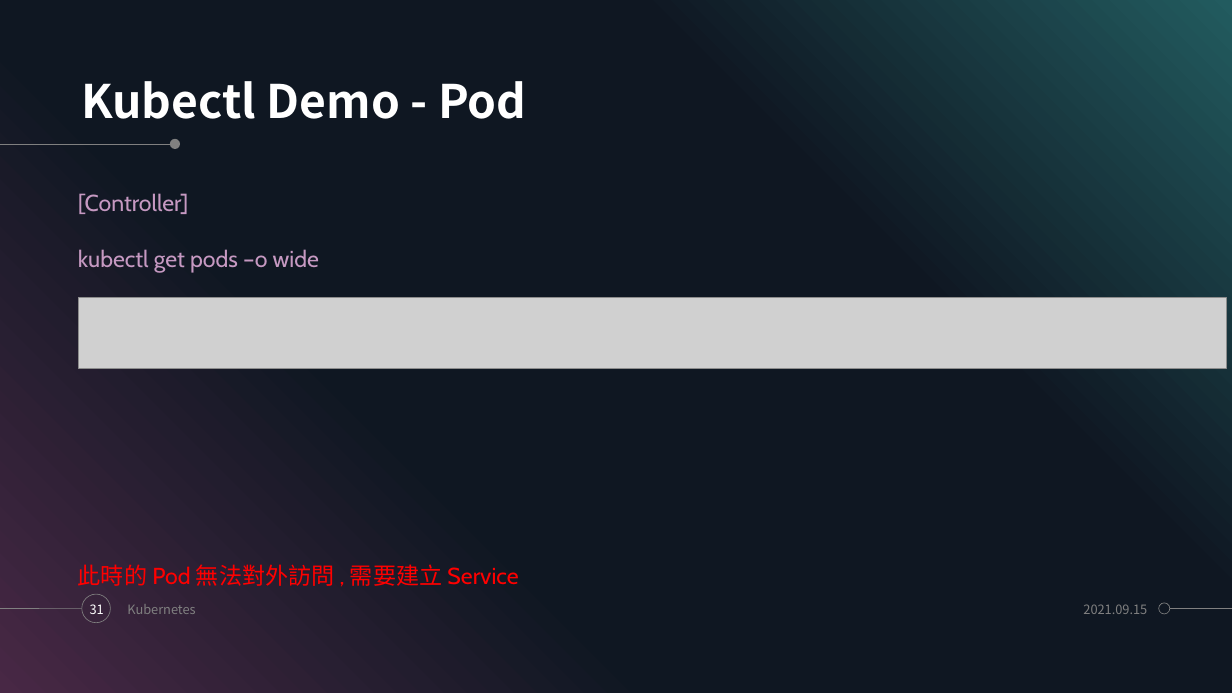
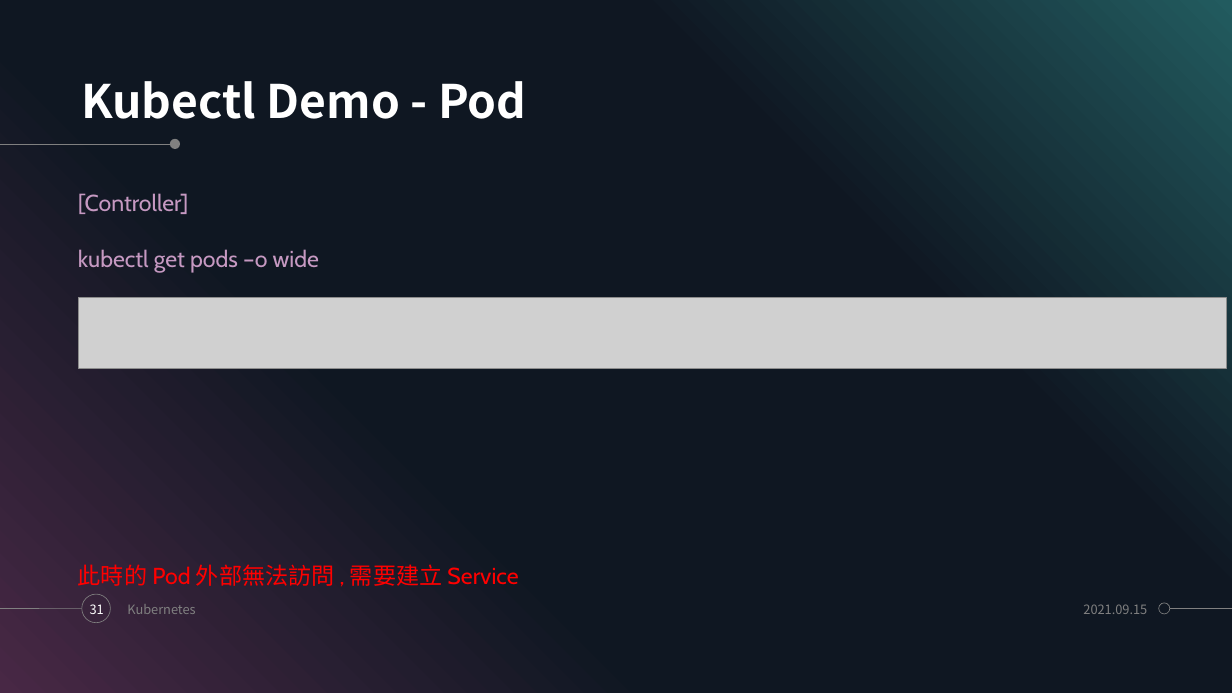
Before and after one commit to rvit2/learning_k8s, a slide deck: slide 31 of Docker & Kubernetes.pptm. Drawn at 1232x693 pixels with LibreOffice and Linux fonts; fonts in the diff are those of the drawing; grey boxes stand for pictures. Boxes give left, top, right and bottom in pixels: in the first picture for what was removed or moved away, otherwise in the second. Text is boxed around its words. In the diff, an @@ line names an element or a change of style, - is before the commit and + after.

```diff
--- a/Docker & Kubernetes.pptm
+++ b/Docker & Kubernetes.pptm
@@ text at box(78, 564, 518, 586): text changed @@
-此時的 Pod 無法對外訪問 , 需要建立 Service
+此時的 Pod 外部無法訪問 , 需要建立 Service
```
Also in this commit, not shown: 4 other slides changed.
